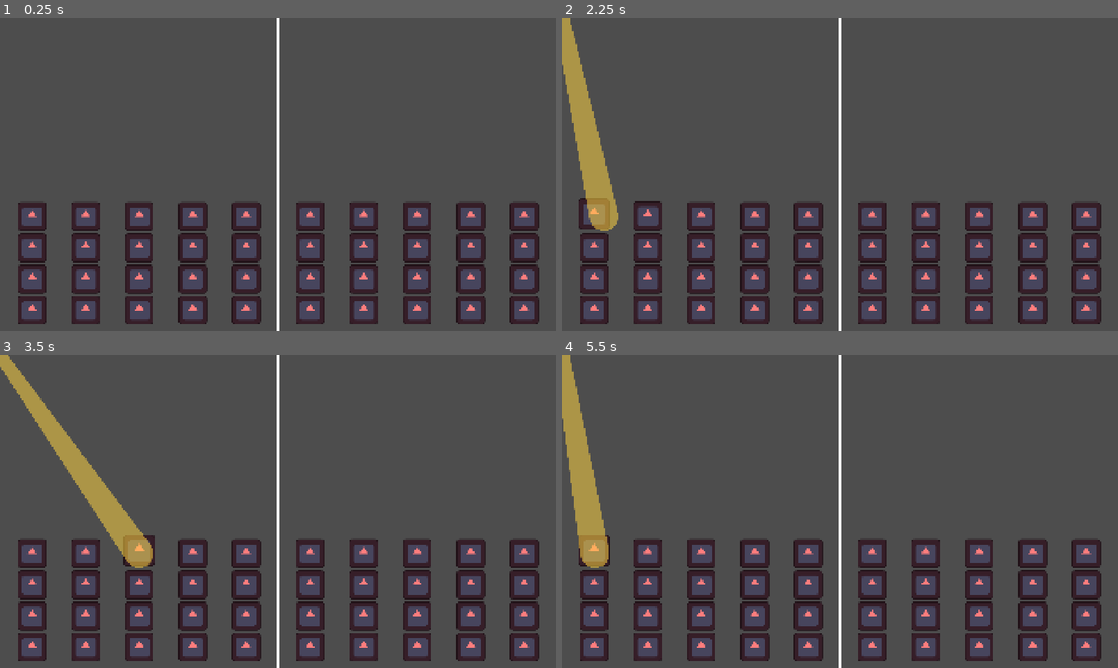
Above: before the commit, frames 1-4 (two rows, left to right).
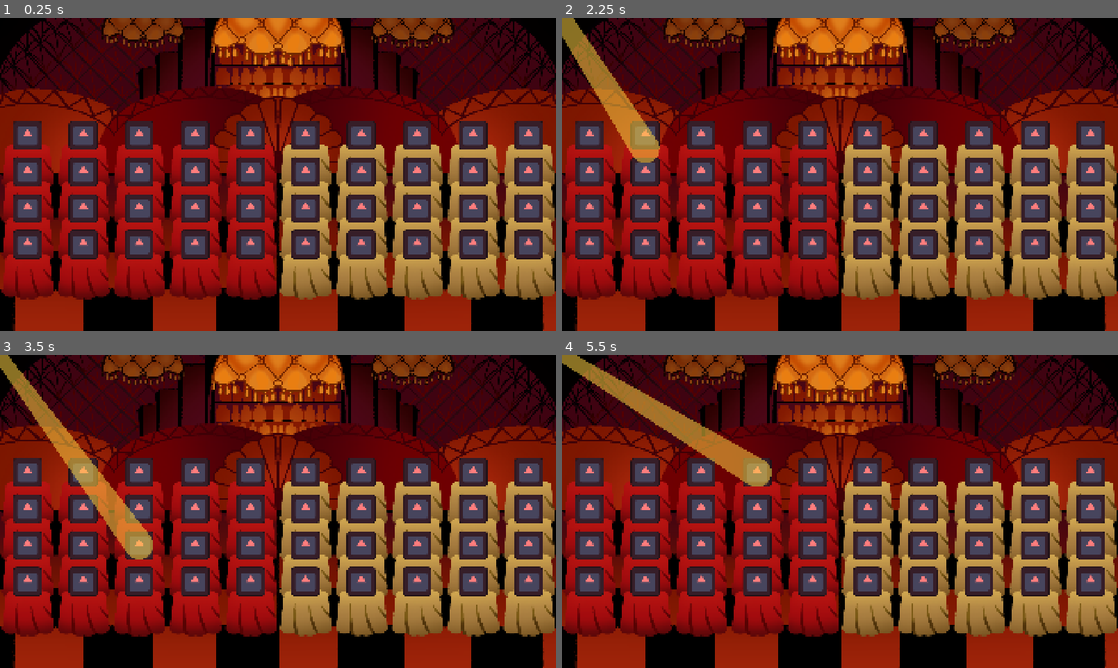
Above: after the commit, the same moments.

Repository: PixelSaver/steakbite
Game: Godot game, scene res://scenes/main.tscn
The game is run twice, just before and just after one commit, with the same random seed, the same clock (stepped at 60 frames per second) and the same inputs. The engine's default icon, where the game draws it, is replaced by a stand-in: a white triangle on a blue panel in a dark square.
Inputs (mouse positions are in pixels of both pictures, inside the frame that each line leads up to):
- Up to frame 1 (0.25 s): no input
- Up to frame 2 (2.25 s): click (595, 215) at 0.52 s; click (645, 215) at 1.27 s; click (645, 136) at 2.02 s
- Up to frame 3 (3.5 s): click (139, 552) at 2.77 s
- Up to frame 4 (5.5 s): click (701, 473) at 3.52 s; click (756, 552) at 4.27 s; click (756, 473) at 5.02 s

The runs differ from the first frame. In frame 1, 92% of the frame differs, in the area x 0-100%, y 0-100%; in frame 2, 93%; in frame 3, 92%; in frame 4, 93%.

Commit message:
Added tables and background art

Diff:
--- a/scenes/game/game.gd
+++ b/scenes/game/game.gd
@@ -1,3 +1,4 @@
+@tool
 extends AspectRatioContainer
 class_name GameContainer
 
@@ -8,17 +9,25 @@
 }
 const STEAK_TILE = preload("res://scenes/tiles/steak_tile.tscn")
 const EMPTY_TILE = preload("res://scenes/tiles/empty_tile.tscn")
+@export_subgroup("Nodes")
+@export var left_visual: Control
+@export var right_visual: Control
 @export var subviewport: SubViewport
 @export var game_subviewport_container: SubViewportContainer
 @export var spotlight: Node2D
 ## x, y size
 @export var grid_container : GridContainer
+@export_category("Tweaks")
 @export var map_size := Vector2i(5, 4)
 @export var margin_bottom : int = 100
 @export var margin_sides : int = 100
 @export var num_poisoned := 8
 @export var spotlight_offset := Vector2i(0,0)
-@export var is_right := false
+@export var is_right := false :
+	set(val):
+		is_right = val
+		_update_leftright()
+@export_tool_button("Place") var place_steaks = _on_game_start
 var spotlight_target_pos := Vector2.ZERO
 var spotlight_tween: Tween
 var map : Array[Array]
@@ -28,6 +37,10 @@
 
 func _ready() -> void:
 	spotlight.modulate.a = 0.0
+	_update_leftright()
+	_on_game_start()
+	# ignoring rest if it's the editor, globals don't exist there
+	if Engine.is_editor_hint(): return
 	SignalBus.game_start.connect(_on_game_start)
 	subviewport.gui_focus_changed.connect(_on_focus_changed)
 	get_viewport().gui_focus_changed.connect(func(node: Control):
@@ -37,6 +50,14 @@
 		_grab_first_focus()
 	)
 	_on_game_start()
+
+func _update_leftright() -> void:
+	if is_right:
+		left_visual.hide()
+		right_visual.show()
+	else:
+		left_visual.show()
+		right_visual.hide()
 
 #region Focus stuff
 func _grab_first_focus(skip_empty_tiles: bool=true) -> void:
@@ -133,9 +154,15 @@
 			var empty = Button.new()
 			empty.size_flags_horizontal = Control.SIZE_FILL
 			empty.size_flags_vertical = Control.SIZE_FILL
-			var scene = STEAK_TILE.instantiate() if tile != TileType.EMPTY else EMPTY_TILE.instantiate()
+			var scene: Control
+			if tile != TileType.EMPTY:
+				scene = STEAK_TILE.instantiate() as SteakTile
+				scene.set_right(is_right)
+			else:
+				scene = EMPTY_TILE.instantiate()
 			grid_container.add_child(scene)
 			visual_tiles.append(scene)
+			queue_redraw()
 	#var len = tiles.size()
 	#for i in range(len):
 		#var y = roundi(float(i) / map_size.y)
--- a/scenes/game/game.tscn
+++ b/scenes/game/game.tscn
@@ -1,22 +1,14 @@
 [gd_scene format=3 uid="uid://dnjyx1trtl6w3"]
 
 [ext_resource type="Script" uid="uid://dpom2om6wlfbw" path="res://scenes/game/game.gd" id="1_0sr1o"]
-[ext_resource type="Texture2D" uid="uid://b2oese3sm7bus" path="res://assets/icon.svg" id="1_7h61r"]
-[ext_resource type="PackedScene" uid="uid://bihaevdpdwn35" path="res://scenes/tiles/steak_tile.tscn" id="2_0sr1o"]
-
-[sub_resource type="TileSetScenesCollectionSource" id="TileSetScenesCollectionSource_62g8b"]
-resource_name = "Tiles"
-scenes/1/scene = ExtResource("2_0sr1o")
-
-[sub_resource type="TileSet" id="TileSet_gkedh"]
-tile_size = Vector2i(192, 150)
-sources/1 = SubResource("TileSetScenesCollectionSource_62g8b")
+[ext_resource type="Texture2D" uid="uid://ih828tyvbg71" path="res://assets/art/BG_left.PNG" id="4_kelw5"]
+[ext_resource type="Texture2D" uid="uid://bydn43k4ctlmd" path="res://assets/art/BG_right.PNG" id="5_lfrn8"]
 
 [sub_resource type="Curve" id="Curve_0sr1o"]
 _data = [Vector2(0, 1), 0.0, -0.90625, 0, 1, Vector2(1, 0.09375), -0.90625, 0.0, 1, 0]
 point_count = 2
 
-[node name="GameCont" type="AspectRatioContainer" unique_id=676852240 node_paths=PackedStringArray("subviewport", "game_subviewport_container", "spotlight", "grid_container")]
+[node name="GameCont" type="AspectRatioContainer" unique_id=676852240 node_paths=PackedStringArray("left_visual", "right_visual", "subviewport", "game_subviewport_container", "spotlight", "grid_container")]
 anchors_preset = 4
 anchor_top = 0.5
 anchor_bottom = 0.5
@@ -28,12 +20,12 @@
 ratio = 0.8889
 stretch_mode = 1
 script = ExtResource("1_0sr1o")
+left_visual = NodePath("Game/SubViewport/LeftVisual")
+right_visual = NodePath("Game/SubViewport/RightVisual")
 subviewport = NodePath("Game/SubViewport")
 game_subviewport_container = NodePath("Game")
 spotlight = NodePath("Game/SubViewport/SpotlightPrototype")
 grid_container = NodePath("Game/SubViewport/MarginContainer/GridContainer")
-spotlight_offset = null
-is_right = null
 
 [node name="Game" type="SubViewportContainer" parent="." unique_id=645014815]
 layout_mode = 2
@@ -46,7 +38,7 @@
 size = Vector2i(960, 1080)
 render_target_update_mode = 4
 
-[node name="Control" type="Control" parent="Game/SubViewport" unique_id=729047851]
+[node name="LeftVisual" type="Control" parent="Game/SubViewport" unique_id=729047851]
 layout_mode = 3
 anchors_preset = 15
 anchor_right = 1.0
@@ -54,29 +46,44 @@
 grow_horizontal = 2
 grow_vertical = 2
 
-[node name="Sprite2D" type="Sprite2D" parent="Game/SubViewport" unique_id=1018670993]
+[node name="LeftBG" type="TextureRect" parent="Game/SubViewport/LeftVisual" unique_id=1602262306]
+layout_mode = 0
+offset_right = 40.0
+offset_bottom = 40.0
+texture = ExtResource("4_kelw5")
+
+[node name="RightVisual" type="Control" parent="Game/SubViewport" unique_id=946575414]
 visible = false
-position = Vector2(339.0036, 323)
-scale = Vector2(8.023466, 6.2421875)
-texture = ExtResource("1_7h61r")
-
-[node name="TileMapLayer" type="TileMapLayer" parent="Game/SubViewport" unique_id=1539185403]
-position = Vector2(0, 1080)
-tile_set = SubResource("TileSet_gkedh")
-navigation_enabled = false
-
-[node name="MarginContainer" type="MarginContainer" parent="Game/SubViewport" unique_id=1095964355]
-anchors_preset = -1
-anchor_top = 0.568
+layout_mode = 3
+anchors_preset = 15
 anchor_right = 1.0
 anchor_bottom = 1.0
 grow_horizontal = 2
 grow_vertical = 2
 
+[node name="RightBG" type="TextureRect" parent="Game/SubViewport/RightVisual" unique_id=399113344]
+layout_mode = 0
+offset_right = 960.0
+offset_bottom = 1080.0
+texture = ExtResource("5_lfrn8")
+
+[node name="MarginContainer" type="MarginContainer" parent="Game/SubViewport" unique_id=1095964355]
+anchors_preset = -1
+anchor_top = 0.3
+anchor_right = 1.0
+anchor_bottom = 0.799
+grow_horizontal = 2
+grow_vertical = 2
+theme_override_constants/margin_left = 0
+theme_override_constants/margin_right = 0
+
 [node name="GridContainer" type="GridContainer" parent="Game/SubViewport/MarginContainer" unique_id=2056467342]
 layout_mode = 2
+columns = 5
 
 [node name="SpotlightPrototype" type="Line2D" parent="Game/SubViewport" unique_id=1692020946]
+modulate = Color(1, 1, 1, 0)
+rotation = 22526.701
 points = PackedVector2Array(0, 0, 0, -1300)
 width = 100.0
 width_curve = SubResource("Curve_0sr1o")
--- a/scenes/main.tscn
+++ b/scenes/main.tscn
@@ -20,12 +20,9 @@
 
 [node name="Game" parent="HBoxContainer" unique_id=1104330168 instance=ExtResource("1_o5qli")]
 layout_mode = 2
-spotlight_offset = Vector2i(0, 0)
-is_right = false
 
 [node name="Game2" parent="HBoxContainer" unique_id=1085034286 instance=ExtResource("1_o5qli")]
 layout_mode = 2
-spotlight_offset = Vector2i(0, 0)
 is_right = true
 
 [node name="CanvasLayer" type="CanvasLayer" parent="." unique_id=1014993860]
@@ -43,11 +40,6 @@
 size_flags_horizontal = 3
 mouse_filter = 2
 
-[node name="TemporaryBorder" type="ColorRect" parent="CanvasLayer/HBoxContainer" unique_id=435520289]
-custom_minimum_size = Vector2(10, 0)
-layout_mode = 2
-mouse_filter = 2
-
 [node name="Control2" type="Control" parent="CanvasLayer/HBoxContainer" unique_id=1836573595]
 layout_mode = 2
 size_flags_horizontal = 3
--- a/scenes/tiles/steak_tile.gd
+++ b/scenes/tiles/steak_tile.gd
@@ -1,6 +1,9 @@
+@tool
 extends Button
 class_name SteakTile
 
+@export var left: Sprite2D
+@export var right: Sprite2D
 ## Holder variable to access the current tween, so that
 ## stopping current tween is super easy.
 var t: Tween
@@ -9,6 +12,7 @@
 
 # Called when the node enters the scene tree for the first time.
 func _ready() -> void:
+	if Engine.is_editor_hint(): return
 	focus_entered.connect(_on_mouse.bind(true))
 	focus_exited.connect(_on_mouse.bind(false))
 	pressed.connect(_on_pressed)
@@ -17,8 +21,18 @@
 	# top left corner
 	offset_transform_pivot_ratio = Vector2.ONE * 0.5
 
+func set_right(is_right: bool) -> void:
+	if is_right:
+		left.hide()
+		right.show()
+	else:
+		left.show()
+		right.hide()
 func _on_mouse(entered:bool) -> void:
+	#DEBUG
+	return
 	# stops the previous tween where it last was
+	@warning_ignore("unreachable_code")
 	if t and t.is_running(): t.kill()
 	t = create_tween().set_ease(Tween.EASE_OUT)
 	t.set_trans(Tween.TRANS_QUINT).set_parallel(true)
--- a/scenes/tiles/steak_tile.tscn
+++ b/scenes/tiles/steak_tile.tscn
@@ -2,8 +2,10 @@
 
 [ext_resource type="Script" uid="uid://bh3ih6x0mh4xd" path="res://scenes/tiles/steak_tile.gd" id="1_ix5c6"]
 [ext_resource type="Texture2D" uid="uid://b2oese3sm7bus" path="res://assets/icon.svg" id="2_6u2fv"]
+[ext_resource type="Texture2D" uid="uid://3jjh8ogiqas3" path="res://assets/art/table_left.PNG" id="2_vd2ny"]
+[ext_resource type="Texture2D" uid="uid://4xe1unwit1q0" path="res://assets/art/table_right.PNG" id="3_vd2ny"]
 
-[node name="SteakTile" type="Button" unique_id=1796876418]
+[node name="SteakTile" type="Button" unique_id=1796876418 node_paths=PackedStringArray("left", "right")]
 anchors_preset = 15
 anchor_right = 1.0
 anchor_bottom = 1.0
@@ -15,6 +17,8 @@
 offset_transform_visual_only = false
 mouse_filter = 1
 script = ExtResource("1_ix5c6")
+left = NodePath("CenterContainer/Left")
+right = NodePath("CenterContainer/Right")
 
 [node name="CenterContainer" type="CenterContainer" parent="." unique_id=357947545]
 layout_mode = 1
@@ -30,6 +34,16 @@
 grow_horizontal = 2
 grow_vertical = 2
 
+[node name="Left" type="Sprite2D" parent="CenterContainer" unique_id=649959095]
+scale = Vector2(0.9, 0.9)
+texture = ExtResource("2_vd2ny")
+offset = Vector2(-307, -115)
+
+[node name="Right" type="Sprite2D" parent="CenterContainer" unique_id=2058353723]
+scale = Vector2(0.9, 0.9)
+texture = ExtResource("3_vd2ny")
+offset = Vector2(418, -116)
+
 [node name="TextureRect" type="TextureRect" parent="CenterContainer" unique_id=836126179]
 modulate = Color(1, 0.49, 0.49, 1)
 custom_minimum_size = Vector2(100, 100)
